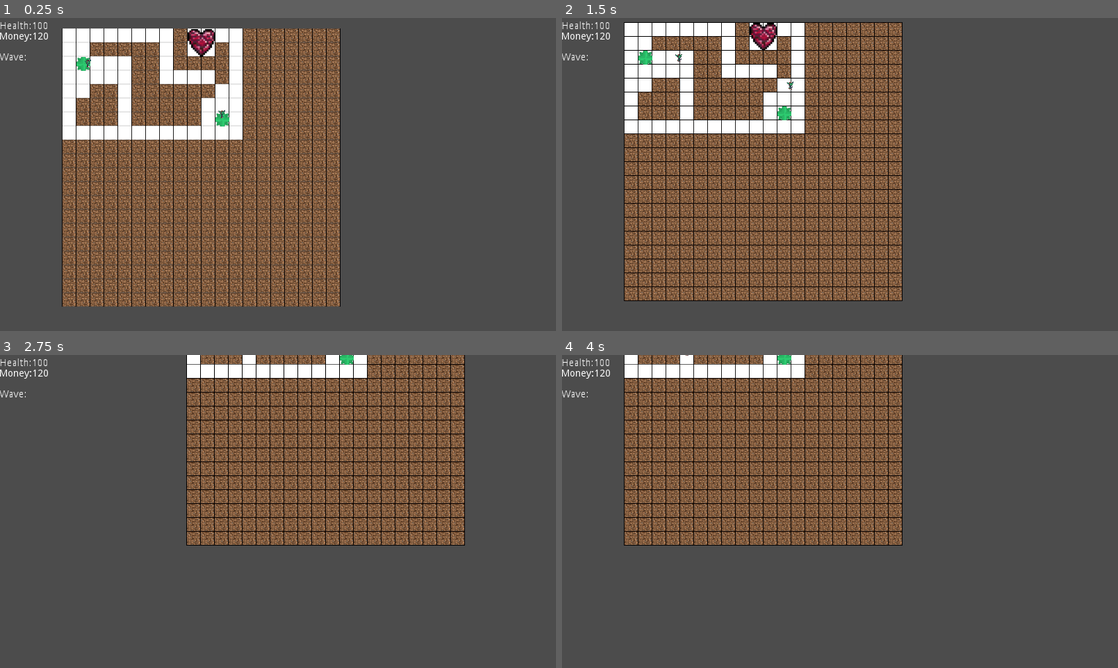
Above: before the commit, frames 1-4 (two rows, left to right).
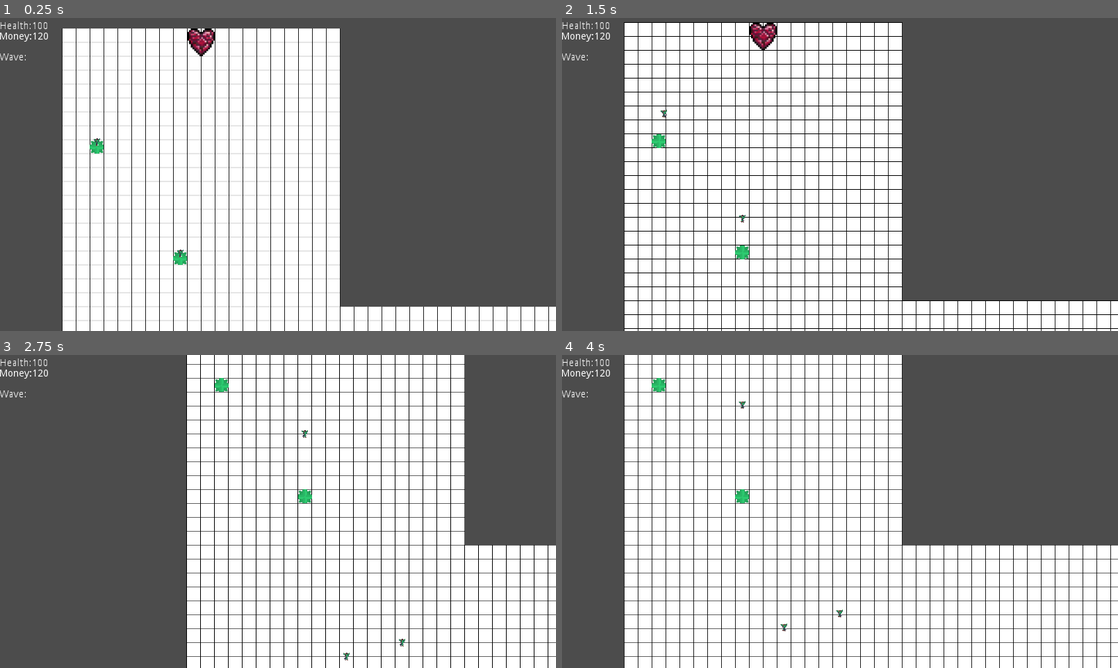
Above: after the commit, the same moments.

Repository: Mynijo/DeepMines
Game: Godot game, scene res://terrain/map.tscn
Same seed, same stepped clock (60 frames per second), same inputs: the game is played once before the commit and once after it.
Inputs (mouse positions are in pixels of both pictures, inside the frame that each line leads up to):
- Up to frame 1 (0.25 s): no input
- Up to frame 2 (1.5 s): move the mouse to (840, 33) at 0.52 s; click (840, 33) at 0.67 s; move the mouse to (840, 312) at 1.27 s; click (840, 312) at 1.42 s
- Up to frame 3 (2.75 s): move the mouse to (16, 511) at 2.02 s; click (16, 511) at 2.17 s
- Up to frame 4 (4 s): move the mouse to (1101, 511) at 2.77 s; click (1101, 511) at 2.92 s; move the mouse to (1006, 558) at 3.52 s; click (1006, 558) at 3.67 s

The runs differ from the first frame. In frame 1, 45% of the frame differs, in the area x 11-100%, y 3-100%; in frame 2, 45%; in frame 3, 52%; in frame 4, 62%, in the area x 11-100%, y 0-100%.

Commit message:
Added map level

Diff:
--- a/buildings/Building.gd
+++ b/buildings/Building.gd
@@ -9,6 +9,7 @@
 var player
 var pos
 var cor
+var level_cor
 
 func _ready():
 	player = get_tree().get_root().get_node("map").get_player()
@@ -33,12 +34,15 @@
 	global_position = _pos
 
 
-func set_cor(_cor):
+func set_cor(_cor, _level_cor):
 	cor = _cor
+	level_cor = _level_cor
 
 func get_cor():
 	return cor
 
+func get_level_cor():
+	return level_cor
 
 func calcDmg(_body):
 	var dmg = _body.hit_building_get_dmg()
--- /dev/null
+++ b/buildings/Runen_Tower.gd
@@ -0,0 +1,17 @@
+extends "res://buildings/Building.gd"
+
+
+# Declare member variables here. Examples:
+# var a = 2
+# var b = "text"
+var map
+
+# Called when the node enters the scene tree for the first time.
+func _ready():
+	map = get_tree().get_root().get_node("map")
+	map.add_runes_global(load("res://rune/RuneAddSlow.tscn").instance())
+
+
+# Called every frame. 'delta' is the elapsed time since the previous frame.
+#func _process(delta):
+#	pass
--- /dev/null
+++ b/buildings/Runen_Tower.tscn
@@ -0,0 +1,17 @@
+[gd_scene load_steps=4 format=2]
+
+[ext_resource path="res://media/towerDefense_tilesheet.png" type="Texture" id=1]
+[ext_resource path="res://buildings/Building.tscn" type="PackedScene" id=2]
+
+[sub_resource type="AtlasTexture" id=1]
+flags = 4
+atlas = ExtResource( 1 )
+region = Rect2( 652, 1037, 40, 40 )
+
+[node name="Runen_Tower" instance=ExtResource( 2 )]
+scale = Vector2( 2, 2 )
+size = Vector2( 2, 2 )
+
+[node name="Sprite" parent="." index="1"]
+texture = SubResource( 1 )
+region_rect = Rect2( 700.008, 1037.1, 44.3207, 32.6134 )
--- a/buildings/spawner/Enemy_Base.gd
+++ b/buildings/spawner/Enemy_Base.gd
@@ -12,18 +12,19 @@
 	self.connect("Spawn_Enemy", get_tree().get_root().get_node("map"), "_on_Spawn_Enemy")
 	self.connect("Spawn_Building", get_tree().get_root().get_node("map"), "_on_Spawn_Building")
 
+
 func add_spawn_on_kill(var _building):
 	buliding_on_death = _building
 
 
 func spawn_enemys(var ebene):
 	var e = load("res://enemy/enemys/Goblin.tscn").instance()
-	emit_signal('Spawn_Enemy', e, pos, cor)
+	emit_signal('Spawn_Enemy', e, pos, cor, level_cor)
 	e.add_spawner(self)
 	enemys.append(e)
 
 func remove_enemy(var _enemy):
 	enemys.erase(_enemy)
 	if enemys.empty() and buliding_on_death:
-		emit_signal('Spawn_Building', buliding_on_death, cor)
+		call_deferred("emit_signal", 'Spawn_Building', buliding_on_death, cor, level_cor)
 		queue_free()
--- a/buildings/tower/Tower.gd
+++ b/buildings/tower/Tower.gd
@@ -20,6 +20,7 @@
 var experience = 0
 
 var can_shoot = true
+var map
 
 onready var ray := $Node/RayCast2D
 
@@ -28,8 +29,9 @@
 	closest_first
 }
 
+func _ready():
+	map = get_tree().get_root().get_node("map")
 
-func _ready():
 	$GunCooldown.wait_time = get_gun_cooldown()
 	$DetectRadius/CollisionShape2D.shape = CircleShape2D.new()
 	$DetectRadius/CollisionShape2D.shape.radius = get_detect_radius()
@@ -40,7 +42,6 @@
 	#runes_attached.append(load("res://rune/RuneAddCharme.tscn").instance())
 	#runes_attached.append(load("res://rune/RuneAddIgnite.tscn").instance())
 	#runes_attached.append(load("res://rune/RuneAddShock.tscn").instance())
-	runes_attached.append(load("res://rune/RuneAddSlow.tscn").instance())
 	#runes_attached.append(load("res://rune/RuneBoomerang.tscn").instance())
 	runes_attached.append(load("res://rune/RuneChain.tscn").instance())
 	#runes_attached.append(load("res://rune/RuneIncreasedAps.tscn").instance())
@@ -49,6 +50,11 @@
 	#runes_attached.append(load("res://rune/RuneWhirl.tscn").instance())
 	#runes_attached.append(load("res://rune/RuneFollowing.tscn").instance())
 	#runes_attached.append(load("res://rune/RuneTornadoShot.tscn").instance())
+	var runes = map.get_Tower_Runes(0)
+
+	for r in runes:
+		runes_attached.append(r.duplicate())
+
 	apply_runes(runes_attached)
 
 func _process(delta):
--- a/enemy/enemy.gd
+++ b/enemy/enemy.gd
@@ -18,6 +18,7 @@
 var map
 var player
 
+var start_level_cor
 var way_points = []
 var move_direction = Vector2(0, 0)
 var velocity = Vector2()
@@ -34,12 +35,12 @@
 
 	# find_way(Vector2(7, 0))
 
-func spawn(_position, _start_cor):
+func spawn(_position, _start_cor, _start_level_cor):
 	global_position = _position
 	health = max_health
 	start_pos_as_cor = _start_cor
-	var heart = map.get_heart()
-	find_way(heart.get_cor())
+	start_level_cor = _start_level_cor
+
 
 
 func control(delta):
@@ -119,45 +120,33 @@
 			way_points.erase(way_points[0])
 	else:
 		move_direction = Vector2(0, 0)
+		var heart = map.get_heart()
+		find_way(heart.get_cor(), heart.get_level_cor())
 	if move_direction.x > 0.1: #You know why 0.1
 		$Sprite.scale.x = -1
 	else:
 		$Sprite.scale.x = 1
 
-func find_way(_target):
-	ini_astar()
-	var path = astar.get_id_path(cor_to_id(start_pos_as_cor), cor_to_id(_target))
+func find_way(_target, _level_cor):
+	astar = map.get_astar()
+	var point1 = astar.get_closest_point(Vector3(start_pos_as_cor.x, start_pos_as_cor.y, map.level_cor_to_id(start_level_cor)))
+	var point2 = astar.get_closest_point(Vector3(_target.x, _target.y, map.level_cor_to_id(_level_cor)))
+
+	var path = astar.get_id_path(point1,point2)
+
+	if start_level_cor != Vector2(0,0):
+		pass
+
 	for id in path:
-		way_points.append(map.get_pos_on_map_mid(id_to_cor(id)))
+		var point = astar.get_point_position(id)
+		var level_cor = map.id_to_level_cor(point.z)
+		var cor = Vector2(point.x, point.y)
+		if level_cor != Vector2(0,0):
+			pass
+		way_points.append(map.get_pos_on_map_mid(cor, level_cor))
 
-func ini_astar():
-	var map_size = map.get_map_size()
-	var map_as_bi = map.get_map_as_bi()
-	astar = AStar.new()
-	if astar == null:
-		astar = AStar.new()
-	else:
-		astar.clear()
 
-	for x in range(map_size.x):
-		for y in range(map_size.y):
-			astar.add_point(cor_to_id(Vector2(x,y)), Vector3(x, y, 0))
 
-	for x in range(map_size.x):
-		for y in range(map_size.y):
-			if map_as_bi[x][y]:
-				if x -1 >= 0:
-					if map_as_bi[x -1][y]:
-						astar.connect_points(cor_to_id(Vector2(x,y)), cor_to_id(Vector2(x -1,y)), true)
-				if y -1 >= 0:
-					if map_as_bi[x][y -1]:
-						astar.connect_points(cor_to_id(Vector2(x,y)), cor_to_id(Vector2(x ,y -1)), true)
-
-func cor_to_id(cor):
-	return cor.x * 10000 + cor.y
-
-func id_to_cor(id):
-	return Vector2(stepify(id/10000, 1),id % 10000)
 
 func hit_building_get_dmg():
 	kill()
--- a/player/player.gd
+++ b/player/player.gd
@@ -41,30 +41,23 @@
 func _on_Area2DTop_mouse_entered():
 	velocity += Vector2(0, -1)
 
-
 func _on_Area2DTop_mouse_exited():
 	velocity += Vector2(0, +1)
-
 
 func _on_Area2DBottom_mouse_entered():
 	velocity += Vector2(0, +1)
 
-
 func _on_Area2DBottom_mouse_exited():
 	velocity += Vector2(0, -1)
-
 
 func _on_Area2DLeft_mouse_entered():
 	velocity += Vector2(-1, 0)
 
-
 func _on_Area2DLeft_mouse_exited():
 	velocity += Vector2(1, 0)
-
 
 func _on_Area2D2Right_mouse_entered():
 	velocity += Vector2(1, 0)
 
-
 func _on_Area2D2Right_mouse_exited():
 	velocity += Vector2(-1, 0)
--- a/terrain/map.gd
+++ b/terrain/map.gd
@@ -4,133 +4,54 @@
 var map_size = Vector2(20, 20)
 var width
 var height
-var map_as_bi = []
+var map_as_bi = {}
 
 var block_size_pix = Vector2(40,40)
 
 var heart
+var astar
+
+var levels = []
 
 func _init():
-	width = map_size.x
-	height = map_size.y
-	for x in range(width):
-		map_as_bi.append([])
-		for y in range(height):
-			map_as_bi[x].append(false)
-	map_as_bi[0][0] = true
-	map_as_bi[1][0] = true
-	map_as_bi[1][1] = true
-	map_as_bi[1][2] = true
-	map_as_bi[2][0] = true
-	map_as_bi[3][0] = true
-	map_as_bi[4][0] = true
-	map_as_bi[5][0] = true
-	map_as_bi[6][0] = true
-	map_as_bi[7][0] = true
-	map_as_bi[7][1] = true
-	map_as_bi[7][2] = true
-	map_as_bi[7][3] = true
-	map_as_bi[8][3] = true
-	map_as_bi[9][3] = true
-	map_as_bi[10][3] = true
-	map_as_bi[10][1] = true
-	map_as_bi[10][0] = true
-	map_as_bi[11][0] = true
-	map_as_bi[12][0] = true
-
-	map_as_bi[0][7] = true
-	map_as_bi[1][7] = true
-	map_as_bi[2][7] = true
-	map_as_bi[3][7] = true
-	map_as_bi[4][7] = true
-	map_as_bi[5][7] = true
-	map_as_bi[6][7] = true
-	map_as_bi[7][7] = true
-	map_as_bi[8][7] = true
-	map_as_bi[9][7] = true
-	map_as_bi[10][7] = true
-	map_as_bi[11][7] = true
-	map_as_bi[12][7] = true
-
-	map_as_bi[0][1] = true
-	map_as_bi[0][2] = true
-	map_as_bi[0][3] = true
-	map_as_bi[0][4] = true
-	map_as_bi[0][5] = true
-	map_as_bi[0][6] = true
-
-	map_as_bi[12][1] = true
-	map_as_bi[12][2] = true
-	map_as_bi[12][3] = true
-	map_as_bi[12][4] = true
-	map_as_bi[12][5] = true
-	map_as_bi[12][6] = true
-
-	map_as_bi[2][2] = true
-	map_as_bi[3][2] = true
-	map_as_bi[4][2] = true
-	map_as_bi[4][3] = true
-	map_as_bi[4][4] = true
-	map_as_bi[4][5] = true
-	map_as_bi[4][6] = true
-
-	map_as_bi[10][5] = true
-	map_as_bi[10][6] = true
-	map_as_bi[11][5] = true
-	map_as_bi[11][6] = true
-
-	map_as_bi[1][3] = true
-	map_as_bi[1][4] = true
-	map_as_bi[2][3] = true
-	map_as_bi[3][3] = true
-
-
-	map_as_bi[9][0] = true
-	map_as_bi[9][1] = true
-	map_as_bi[10][0] = true
-	map_as_bi[10][1] = true
-	map_as_bi[11][4] = true
-
-
-func ready_buildings():
-	add_heart()
-
-	var base1 = load("res://buildings/spawner/Enemy_Base_Small.tscn").instance()
-	add_building(base1, Vector2(1,2))
-	base1.spawn_enemys(0)
-	var tf = load("res://buildings/player_buildings/Tower_Foundation.tscn")
-	base1.add_spawn_on_kill(tf.instance())
-
-	var base2 = load("res://buildings/spawner/Enemy_Base_Small.tscn").instance()
-	add_building(base2, Vector2(11,6))
-	base2.spawn_enemys(0)
-	base2.add_spawn_on_kill(tf.instance())
+	pass
 
 # Called when the node enters the scene tree for the first time.
 func _ready():
-	fill_blocks()
-	ready_buildings()
+	gen_level(Vector2(0,0))
+	ini_astar()
+	fill_blocks(Vector2(0,0))
+
+	gen_level(Vector2(0,1))
+	fill_blocks(Vector2(0,1))
+	add_level_to_astar(Vector2(0,1))
+
+	gen_level(Vector2(1,1))
+	fill_blocks(Vector2(1,1))
+	add_level_to_astar(Vector2(1,1))
 
 func add_heart():
 	if heart == null:
 		heart = load("res://buildings/player_buildings/Dungeon_Heart.tscn").instance()
-		add_building(heart, Vector2(9,0))
-
-
-
-func fill_blocks():
+		add_building(heart, Vector2(9,0),  Vector2(0,0))
+
+
+
+func fill_blocks(_level_cor):
 	var dirt_block = load("res://terrain/blocks/Dirt.tscn")
 	var air_block = load("res://terrain/blocks/Air.tscn")
 	var block_inst
+	var map_as_bi_lvl = map_as_bi[String(level_cor_to_id(_level_cor))]
 	for x in range(width):
-		map_as_bi.append([])
+		map_as_bi_lvl.append([])
 		for y in range(height):
-			if map_as_bi[x][y]:
+			if map_as_bi_lvl[x][y]:
 				block_inst = air_block.instance()
 			else:
 				block_inst = dirt_block.instance()
-			block_inst.global_position = block_size_pix * Vector2(x, y)
 			$blocks.add_child(block_inst)
+			block_inst.global_position = get_pos_on_map_mid(Vector2(x,y), _level_cor)
+
 
 func get_map_size():
 	return Vector2(width, height)
@@ -141,8 +62,8 @@
 func get_root_offset():
 	return $blocks.global_position
 
-func get_pos_on_map_mid(_cor):
-	return _cor * block_size_pix +  get_root_offset()
+func get_pos_on_map_mid(_cor, _level_cor):
+	return _cor * block_size_pix +  get_root_offset() + (_level_cor*block_size_pix*map_size)
 
 func get_player():
 	return $Player
@@ -164,26 +85,183 @@
 	add_child(_attack)
 	_attack.spwan(_position,_tower)
 
-func _on_Spawn_Enemy(_Enemy, _pos, _cor):
+func _on_Spawn_Enemy(_Enemy, _pos, _cor, _level_cor):
 	$enemys.add_child(_Enemy)
-	_Enemy.spawn(_pos, _cor)
-
-func _on_Spawn_Building(_building, _cor):
-	add_building(_building, _cor)
-
-
-func add_building(_building, _cor):
+	_Enemy.spawn(_pos, _cor, _level_cor)
+
+func _on_Spawn_Building(_building, _cor, _level_cor):
+	add_building(_building, _cor, _level_cor)
+
+
+func add_building(_building, _cor, _level_cor):
 	var size = _building.get_size()
-	for x in range(_cor.x, size.x + _cor.x):
-		for y in range(_cor.y, size.y + _cor.y):
-			if(x < 0 or x >= map_size.x or y < 0 or y >= map_size.y or !map_as_bi[x][y]):
-				return -1
-
-	for x in range(_cor.x, size.x + _cor.x):
-		for y in range(_cor.y, size.y + _cor.y):
-			map_as_bi[x][y] = !_building.get_solid()
-
-	var temp_pos = get_pos_on_map_mid(_cor) + (((size - Vector2(1,1)) * (block_size_pix /2))) + Vector2(1,1)
+	var temp_pos = get_pos_on_map_mid(_cor, _level_cor) + (((size - Vector2(1,1)) * (block_size_pix /2)))
 	_building.set_pos(temp_pos)
-	_building.set_cor(_cor)
+	_building.set_cor(_cor, _level_cor)
 	$buildings.add_child(_building)
+
+func get_astar():
+	return astar
+
+
+func ini_astar():
+	astar = AStar.new()
+	if astar == null:
+		astar = AStar.new()
+	else:
+		astar.clear()
+
+	for x in range(map_size.x):
+		for y in range(map_size.y):
+			astar.add_point(astar.get_available_point_id(), Vector3(x, y, level_cor_to_id(Vector2(0,0))))
+
+	var map_as_bi_lvl = map_as_bi[String(level_cor_to_id(Vector2(0,0)))]
+	for x in range(map_size.x):
+		for y in range(map_size.y):
+			if map_as_bi_lvl[x][y]:
+				if x -1 >= 0:
+					if map_as_bi_lvl[x -1][y]:
+						var point1 = astar.get_closest_point(Vector3(   x, y, level_cor_to_id(Vector2(0,0))))
+						var point2 = astar.get_closest_point(Vector3(x -1, y, level_cor_to_id(Vector2(0,0))))
+						astar.connect_points(point1, point2, true)
+				if y -1 >= 0:
+					if map_as_bi_lvl[x][y -1]:
+						var point1 = astar.get_closest_point(Vector3( x, y  , level_cor_to_id(Vector2(0,0))))
+						var point2 = astar.get_closest_point(Vector3( x, y -1, level_cor_to_id(Vector2(0,0))))
+						astar.connect_points(point1, point2, true)
+
+func add_level_to_astar(_level_cor):
+	for x in range(map_size.x):
+		for y in range(map_size.y):
+			astar.add_point(astar.get_available_point_id(), Vector3(x, y, level_cor_to_id(_level_cor)))
+
+	var map_as_bi_lvl = map_as_bi[String(level_cor_to_id(_level_cor))]
+	for x in range(map_size.x):
+		for y in range(map_size.y):
+			if map_as_bi_lvl[x][y]:
+				if x -1 >= 0:
+					if map_as_bi_lvl[x -1][y]:
+						var point1 = astar.get_closest_point(Vector3(   x, y, level_cor_to_id(_level_cor)))
+						var point2 = astar.get_closest_point(Vector3(x -1, y, level_cor_to_id(_level_cor)))
+						astar.connect_points(point1, point2, true)
+				if y -1 >= 0:
+					if map_as_bi_lvl[x][y -1]:
+						var point1 = astar.get_closest_point(Vector3( x, y  , level_cor_to_id(_level_cor)))
+						var point2 = astar.get_closest_point(Vector3( x, y -1, level_cor_to_id(_level_cor)))
+						astar.connect_points(point1, point2, true)
+
+	if map_as_bi.has(String(level_cor_to_id(_level_cor + Vector2(1,0)))):
+		var neighbour = map_as_bi[String(level_cor_to_id(_level_cor + Vector2(1,0)))]
+		for y in range(map_size.y):
+			if map_as_bi_lvl[map_size.x -1][y] && neighbour[0][y]:
+					var point1 = astar.get_closest_point(Vector3(map_size.x -1, y, level_cor_to_id(_level_cor)))
+					var point2 = astar.get_closest_point(Vector3(            0, y, level_cor_to_id(_level_cor+ Vector2(1,0))))
+					astar.connect_points(point1, point2, true)
+
+	if map_as_bi.has(String(level_cor_to_id(_level_cor + Vector2(-1,0)))):
+		var neighbour = map_as_bi[String(level_cor_to_id(_level_cor + Vector2(-1,0)))]
+		for y in range(map_size.y):
+			if map_as_bi_lvl[0][y] && neighbour[map_size.x -1][y]:
+					var point1 = astar.get_closest_point(Vector3(             0, y, level_cor_to_id(_level_cor)))
+					var point2 = astar.get_closest_point(Vector3( map_size.x -1, y, level_cor_to_id(_level_cor+ Vector2(-1,0))))
+					astar.connect_points(point1, point2, true)
+
+	if map_as_bi.has(String(level_cor_to_id(_level_cor + Vector2(0,1)))):
+		var neighbour = map_as_bi[String(level_cor_to_id(_level_cor + Vector2(0,1)))]
+		for x in range(map_size.x):
+			if map_as_bi_lvl[x][map_size.y -1] && neighbour[x][0]:
+					var point1 = astar.get_closest_point(Vector3( x, map_size.y -1, level_cor_to_id(_level_cor)))
+					var point2 = astar.get_closest_point(Vector3( x,             0, level_cor_to_id(_level_cor+ Vector2(0,1))))
+					astar.connect_points(point1, point2, true)
+
+	if map_as_bi.has(String(level_cor_to_id(_level_cor + Vector2(0,-1)))):
+		var neighbour = map_as_bi[String(level_cor_to_id(_level_cor + Vector2(0,-1)))]
+		for x in range(map_size.x):
+			if map_as_bi_lvl[x][0] && neighbour[x][map_size.y -1]:
+					var point1 = astar.get_closest_point(Vector3( x,             0, level_cor_to_id(_level_cor)))
+					var point2 = astar.get_closest_point(Vector3( x, map_size.y -1, level_cor_to_id(_level_cor+ Vector2(0,-1))))
+					astar.connect_points(point1, point2, true)
+
+var runes_per_level = {}
+var runes_global = []
+
+func get_Tower_Runes(var _level_id):
+	var run = []
+	if runes_per_level.has (String(_level_id)):
+		for r in runes_per_level[String(_level_id)]:
+			run.append(r)
+	for r in runes_global:
+		run.append(r)
+	return run
+
+func add_runes_global( _rune):
+	runes_global.append(_rune)
+
+func add_runes_per_level(_level_id, _rune):
+	if runes_per_level.has (String(_level_id)):
+		runes_per_level[String(_level_id)].append(_rune)
+	else:
+		runes_per_level[String(_level_id)] = []
+		runes_per_level[String(_level_id)].append(_rune)
+
+
+func id_to_level_cor(_id):
+	var x = (int(_id) % 1000000)
+	if x != 0:
+		x -=  1000
+	var y = stepify((_id +1000)/1000000, 1)
+	return Vector2(x, y)
+
+
+func level_cor_to_id(_level_cor):
+	return _level_cor.y * 1000000 + (_level_cor.x +1000)
+
+
+func level_id_to_floor_number(_ebene):
+	levels = [[0,0],[0,1],[-1,1]]
+	var i = 0
+	for lvl in levels:
+		++i
+		if lvl == _ebene:
+			return i
+	return -1
+
+func gen_level(_level_cor):
+	if _level_cor == Vector2(0,0):
+		add_heart()
+	gen_empty_lvl(_level_cor)
+
+func gen_empty_lvl(_level_cor):
+	if map_as_bi.has(String(level_cor_to_id(_level_cor))):
+		return
+	width = map_size.x
+	height = map_size.y
+	map_as_bi[String(level_cor_to_id(_level_cor))] = []
+	map_as_bi[String(level_cor_to_id(_level_cor))].clear()
+	var map_as_bi_lvl = map_as_bi[String(level_cor_to_id(_level_cor))]
+
+	for x in range(width):
+		map_as_bi_lvl.append([])
+		for y in range(height):
+			map_as_bi_lvl[x].append(true)
+	add_buildings_level(_level_cor)
+
+func add_buildings_level(_level_cor):
+	var rand_pos =  Vector2(randi() % int(map_size.x), randi() % int(map_size.y))
+	if _level_cor == Vector2(0,0):
+		rand_pos =  Vector2(2,8)
+
+	var base1 = load("res://buildings/spawner/Enemy_Base_Small.tscn").instance()
+	add_building(base1,rand_pos , _level_cor)
+	base1.spawn_enemys(0)
+	var tf = load("res://buildings/player_buildings/Tower_Foundation.tscn")
+	base1.add_spawn_on_kill(tf.instance())
+
+	rand_pos =  Vector2(randi() % int(map_size.x), randi() % int(map_size.y))
+	if _level_cor == Vector2(0,0):
+		rand_pos =  Vector2(8,16)
+
+	var base2 = load("res://buildings/spawner/Enemy_Base_Small.tscn").instance()
+	add_building(base2, rand_pos, _level_cor)
+	base2.spawn_enemys(0)
+	base2.add_spawn_on_kill(tf.instance())
